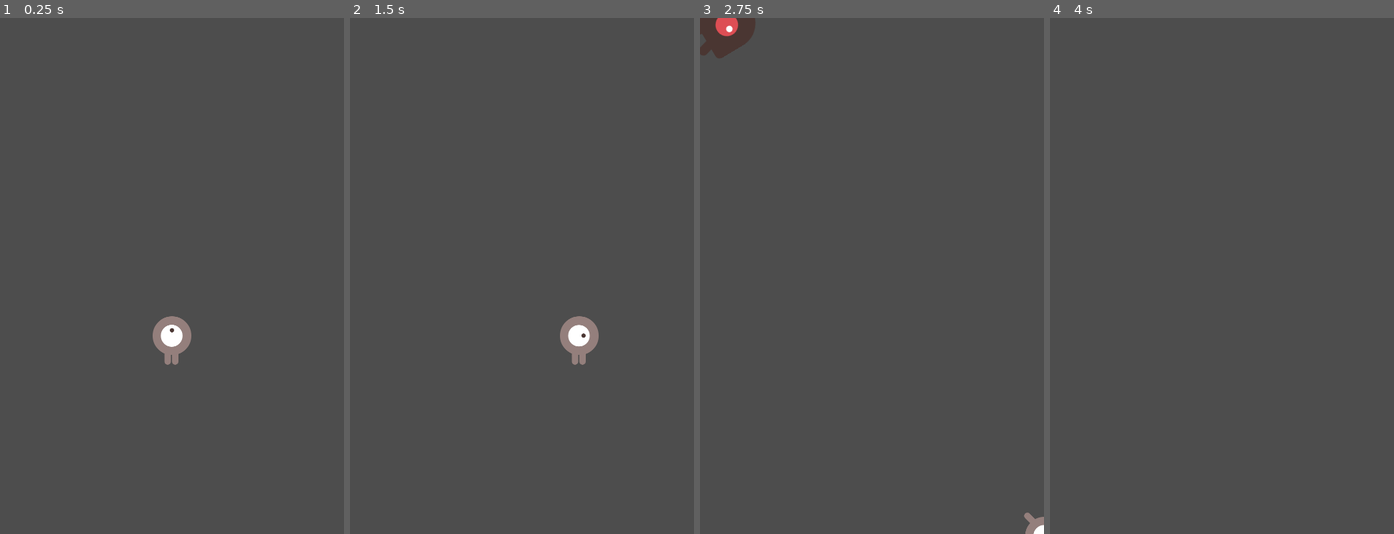
Above: before the commit, frames 1-4 (left to right).
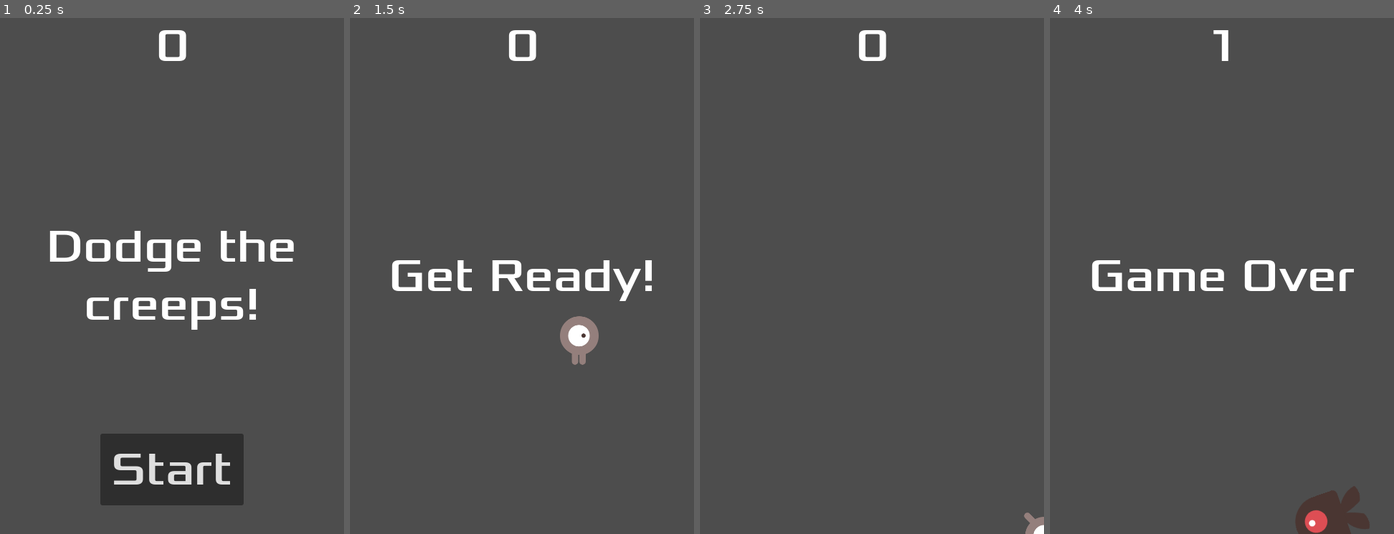
Above: after the commit, the same moments.

Repository: toniogames/tutorial2d
Game: Godot game, scene res://Main.tscn
Same seed, same stepped clock (60 frames per second), same inputs: the game is played once before the commit and once after it.
Inputs (mouse positions are in pixels of both pictures, inside the frame that each line leads up to):
- Up to frame 1 (0.25 s): no input
- Up to frame 2 (1.5 s): click (522, 472) at 0.5 s, where only the run after the commit has a clickable "Start"; tap Enter at 1.25 s; hold Right (move_right) from 1.28 s (still down)
- Up to frame 3 (2.75 s): release Right (move_right) at 2.03 s; hold Down (move_down) from 2.03 s (still down)
- Up to frame 4 (4 s): release Down (move_down) at 2.78 s; hold Right (move_right) 2.78-3.53 s; hold Up (move_up) from 3.53 s (still down)

The runs differ from the first frame. In frame 1, 9.6% of the frame differs, in the area x 14-86%, y 2-95%; in frame 2, 2.2%; in frame 3, 1.3%; in frame 4, 3.2%.

Commit message:
Create HUD scene

Diff:
--- /dev/null
+++ b/HUD.gd
@@ -0,0 +1,44 @@
+extends CanvasLayer
+
+signal start_game
+
+func show_message(text):
+	$Message.text = text
+	$Message.show()
+	$MessageTimer.start()
+
+
+func show_game_over():
+	show_message("Game Over")
+
+	await $MessageTimer.timeout
+
+	$Message.text = "Dodge the Creeps!"
+	$Message.show()
+
+	await get_tree().create_timer(1.0).timeout
+
+	$StartButton.show()
+
+
+func update_score(score):
+	$ScoreLabel.text = str(score)
+
+
+# Called when the node enters the scene tree for the first time.
+func _ready():
+	pass # Replace with function body.
+
+
+# Called every frame. 'delta' is the elapsed time since the previous frame.
+func _process(delta):
+	pass
+
+
+func _on_start_button_pressed():
+	$StartButton.hide()
+	start_game.emit()
+
+
+func _on_message_timer_timeout():
+	$Message.hide()
--- /dev/null
+++ b/HUD.tscn
@@ -0,0 +1,63 @@
+[gd_scene load_steps=3 format=3 uid="uid://6cxomymsyoog"]
+
+[ext_resource type="Script" path="res://HUD.gd" id="1_rda1m"]
+[ext_resource type="FontFile" uid="uid://chq06kctee1rk" path="res://fonts/Xolonium-Regular.ttf" id="2_erfrk"]
+
+[node name="HUD" type="CanvasLayer"]
+script = ExtResource("1_rda1m")
+
+[node name="ScoreLabel" type="Label" parent="."]
+anchors_preset = 5
+anchor_left = 0.5
+anchor_right = 0.5
+offset_left = -22.5
+offset_right = 22.5
+offset_bottom = 78.0
+grow_horizontal = 2
+theme_override_fonts/font = ExtResource("2_erfrk")
+theme_override_font_sizes/font_size = 64
+text = "0"
+horizontal_alignment = 1
+vertical_alignment = 1
+
+[node name="Message" type="Label" parent="."]
+anchors_preset = 8
+anchor_left = 0.5
+anchor_top = 0.5
+anchor_right = 0.5
+anchor_bottom = 0.5
+offset_left = -240.0
+offset_top = -120.0
+offset_right = 240.0
+offset_bottom = 120.0
+grow_horizontal = 2
+grow_vertical = 2
+theme_override_fonts/font = ExtResource("2_erfrk")
+theme_override_font_sizes/font_size = 64
+text = "Dodge the creeps!"
+horizontal_alignment = 1
+vertical_alignment = 1
+autowrap_mode = 2
+
+[node name="MessageTimer" type="Timer" parent="."]
+wait_time = 2.0
+one_shot = true
+
+[node name="StartButton" type="Button" parent="."]
+anchors_preset = 7
+anchor_left = 0.5
+anchor_top = 1.0
+anchor_right = 0.5
+anchor_bottom = 1.0
+offset_left = -100.0
+offset_top = -140.0
+offset_right = 100.0
+offset_bottom = -40.0
+grow_horizontal = 2
+grow_vertical = 0
+theme_override_fonts/font = ExtResource("2_erfrk")
+theme_override_font_sizes/font_size = 64
+text = "Start"
+
+[connection signal="timeout" from="MessageTimer" to="." method="_on_message_timer_timeout"]
+[connection signal="pressed" from="StartButton" to="." method="_on_start_button_pressed"]
--- a/Main.gd
+++ b/Main.gd
@@ -6,7 +6,7 @@
 
 # Called when the node enters the scene tree for the first time.
 func _ready():
-	new_game()
+	pass
 
 
 # Called every frame. 'delta' is the elapsed time since the previous frame.
@@ -17,14 +17,19 @@
 func game_over():
 	$ScoreTimer.stop()
 	$MobTimer.stop()
+	$HUD.show_game_over()
 
 func new_game():
+	get_tree().call_group("mobs", "queue_free")
 	score = 0
+	$HUD.update_score(score)
+	$HUD.show_message("Get Ready!")
 	$Player.start($StartPosition.position)
 	$StartTimer.start()
 
 func _on_score_timer_timeout():
 	score += 1
+	$HUD.update_score(score)
 
 
 func _on_start_timer_timeout():
--- a/Main.tscn
+++ b/Main.tscn
@@ -1,8 +1,9 @@
-[gd_scene load_steps=5 format=3 uid="uid://bo6dppg20olta"]
+[gd_scene load_steps=6 format=3 uid="uid://bo6dppg20olta"]
 
 [ext_resource type="Script" path="res://Main.gd" id="1_6x46m"]
 [ext_resource type="PackedScene" uid="uid://e4jnjiuluc8h" path="res://Mob.tscn" id="2_nxntj"]
 [ext_resource type="PackedScene" uid="uid://blc2hl85gjd3y" path="res://Player.tscn" id="3_l4t43"]
+[ext_resource type="PackedScene" uid="uid://6cxomymsyoog" path="res://HUD.tscn" id="4_f22el"]
 
 [sub_resource type="Curve2D" id="Curve2D_x68qm"]
 _data = {
@@ -35,7 +36,10 @@
 position = Vector2(0, -2)
 rotation = -0.00209205
 
+[node name="HUD" parent="." instance=ExtResource("4_f22el")]
+
 [connection signal="hit" from="Player" to="." method="game_over"]
 [connection signal="timeout" from="MobTimer" to="." method="_on_mob_timer_timeout"]
 [connection signal="timeout" from="ScoreTimer" to="." method="_on_score_timer_timeout"]
 [connection signal="timeout" from="StartTimer" to="." method="_on_start_timer_timeout"]
+[connection signal="start_game" from="HUD" to="." method="new_game"]
--- a/Mob.tscn
+++ b/Mob.tscn
@@ -48,7 +48,7 @@
 radius = 37.0
 height = 98.0
 
-[node name="Mob" type="RigidBody2D"]
+[node name="Mob" type="RigidBody2D" groups=["mobs"]]
 collision_mask = 0
 gravity_scale = 0.0
 script = ExtResource("1_rlicr")
@@ -58,7 +58,7 @@
 scale = Vector2(0.75, 0.75)
 sprite_frames = SubResource("SpriteFrames_n5s8g")
 animation = &"walk"
-frame_progress = 0.90063
+frame_progress = 0.853487
 
 [node name="CollisionShape2D" type="CollisionShape2D" parent="."]
 rotation = 1.5708
